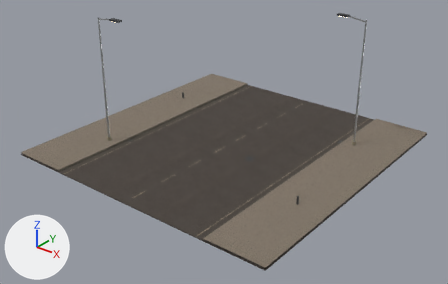
The glTF model models/real/roads/road_straight_lights.glb: old version first, new version second.
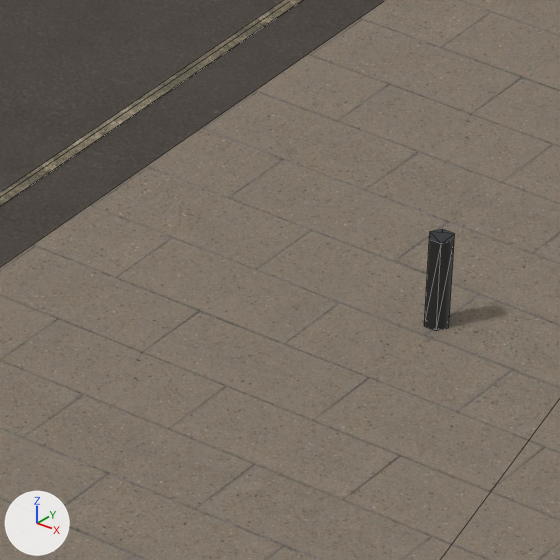
The first picture shows the older version from a 50 mm lens placed at (1.19, -1.524, 0.945), pointed at (0.034, -0.08, 0.05). The close-ups show the older and then the newer version on the part from 58% to 69% of the width and 62% to 79% of the height of that picture. Only the edits that show in the close-ups are written down. Arrows for +X, +Y and +Z are at lower left; the lights stay in place. The close-ups show mesh edges as thin lines. Vertices at exactly the same position are counted once.

Names of what the first close-up shows: 'road_straight_lights_body'.
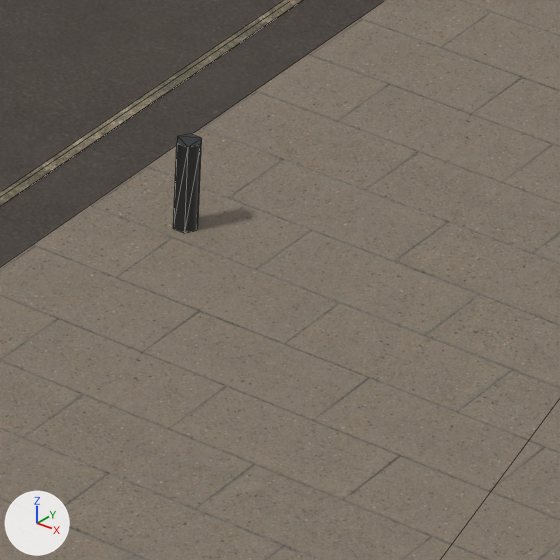
Boxes (x1, y1, x2, y2) around the edits, measured in the close-ups (560 x 560 px; the box of a moved part takes in the faces that stretch with it):
```json
{"part": 1, "of": "me_road_straight_lights_body", "change": "moved or reshaped", "before": [424, 229, 455, 331], "after": [173, 134, 202, 233]}
```

The change, as JSON lines over the scene's bpy script:
```json
{"block": "me_road_straight_lights_body", "where": "me_road_straight_lights_body.from_pydata(...)  # 212 vertices, 252 faces; spans x -0.5..0.5, y -0.5..0.5, z 0.0..0.447"}
{"block": "me_road_straight_lights_body", "where": "# used by ob_road_straight_lights_body; location = (0.0, 0.0, 0.0)"}
{"block": "me_road_straight_lights_body", "change": "me_road_straight_lights_body part 1: the loose piece of 12 vertices spanning x 0.396..0.404, y -0.203..-0.197, z 0.009..0.034 is moved by (-0.075, 0.0, 0.0)"}
```
